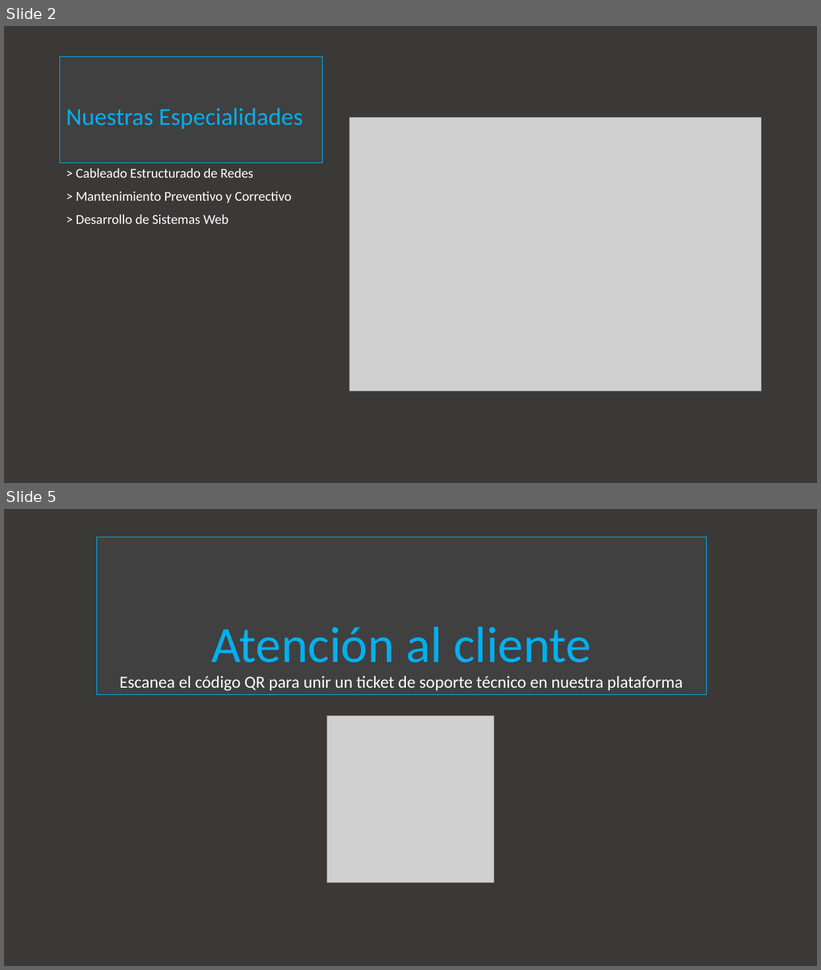
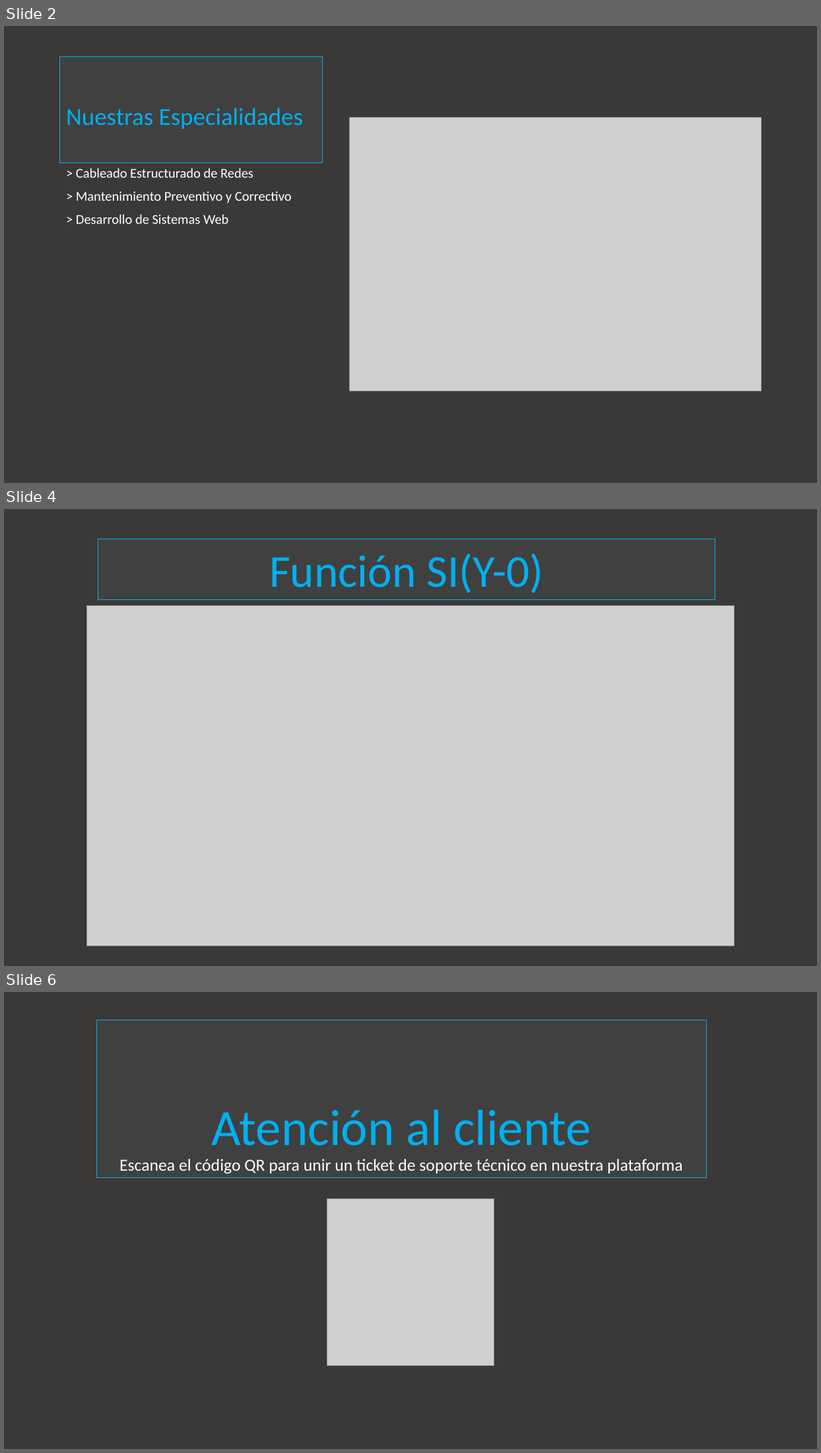
Before and after one commit to 92jhonna92-lab/Ofimatica, a slide deck: powerpoint/Practica1PowerPoint.pptx. Shown one above the other, each under a label of ours: slides 2 and 5 before the commit, slides 2, 4 and 6 after it; the slides between them are not shown. The pictures are 821x970 and 821x1453 pixels, drawn with LibreOffice and Linux fonts; fonts in the diff are those of the drawing; grey boxes stand for pictures. Boxes give left, top, right and bottom in pixels: in the first picture for what was removed or moved away, otherwise in the second. Text is boxed around its words. In the diff, an @@ line names an element or a change of style, - is before the commit and + after.

```diff
--- a/powerpoint/Practica1PowerPoint.pptx
+++ b/powerpoint/Practica1PowerPoint.pptx
@@ slide 4 added at bbox=[4, 509, 817, 966], background #3B3838 @@
@@ title added at bbox=[98, 539, 716, 600], fill #404040, outline #00B0F0 0.75 pt, 54 pt, text #00B0F0 @@
+Función SI(Y-0)
@@ picture added at bbox=[87, 606, 734, 947] @@
@@ what was slide 5 is now slide 6 @@
```
Also in this commit, not shown: 1 slide changed, 2 other slides added, 2 slides removed, 1 other file.
